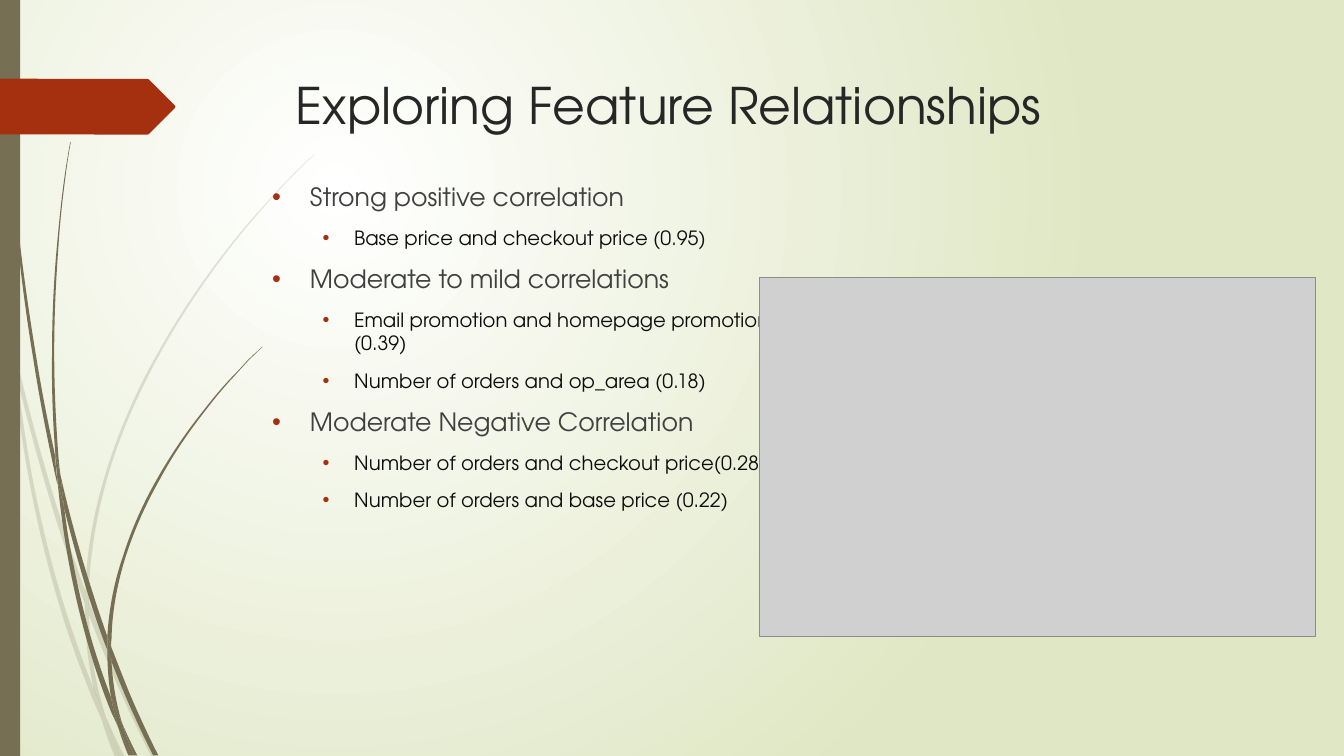
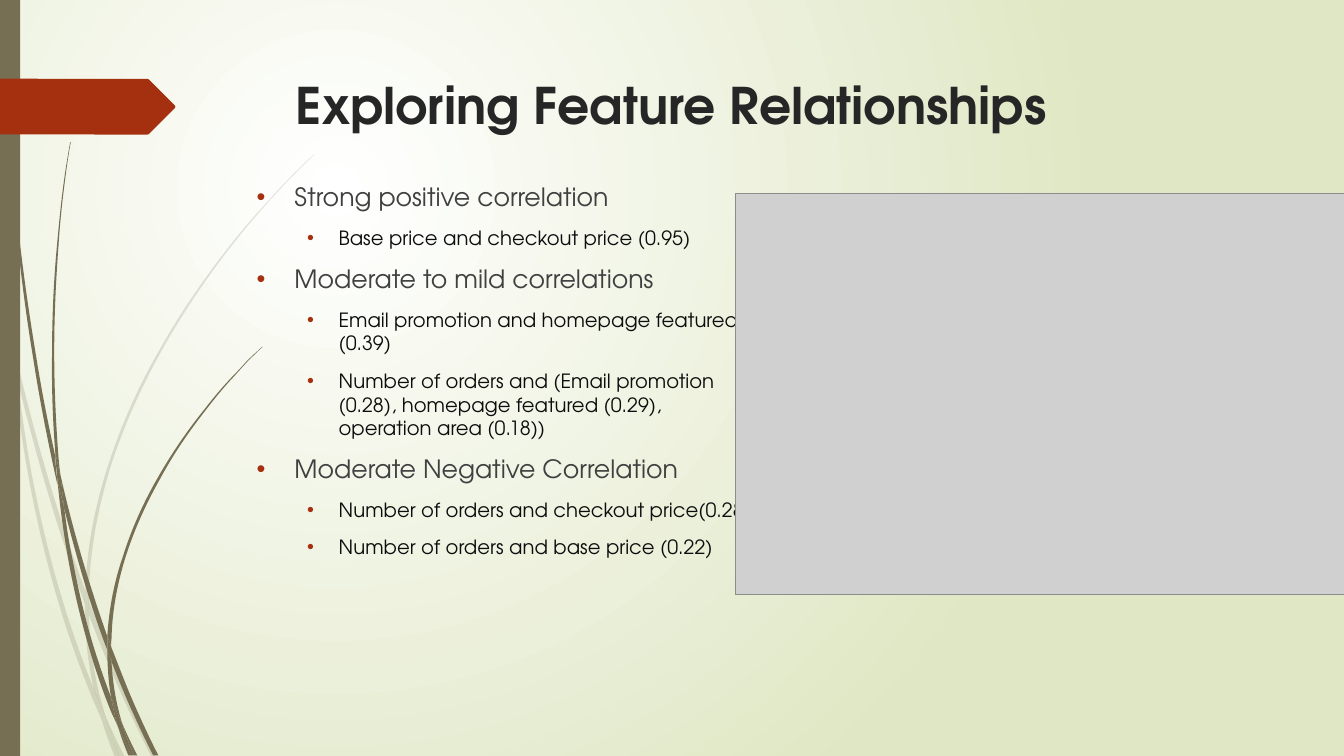
Before and after one commit to arezoo396/Capstone2-Food-Demand-Forecasting, a slide deck: slide 11 of Reports/Capstone2_Final_Slides.pptx. Drawn at 1344x756 pixels with LibreOffice and Linux fonts; fonts in the diff are those of the drawing; grey boxes stand for pictures. Boxes give left, top, right and bottom in pixels: in the first picture for what was removed or moved away, otherwise in the second. Text is boxed around its words. In the diff, an @@ line names an element or a change of style, - is before the commit and + after.

```diff
--- a/Reports/Capstone2_Final_Slides.pptx
+++ b/Reports/Capstone2_Final_Slides.pptx
@@ title "Exploring Feature Relationships" at [296,85,1046,135]: bold on @@
@@ text "Strong positive correlation": place and size @@
-text "Strong positive correlation" at [310,187,769,511]
+text "Strong positive correlation" at [294,187,751,558]
@@ picture: place and size @@
-picture at [760,277,1317,637]
+picture at [736,194,1344,595]
@@ text at [339,307,738,439]: text changed @@
-  • Email promotion and homepage promotion (0.39)
-  • Number of orders and op_area (0.18)
+  • Email promotion and homepage featured (0.39)
+  • Number of orders and (Email promotion (0.28), homepage featured (0.29), operation area (0.18))
```
Also in this commit, not shown: 14 other slides changed, 4 slides added, 1 slide removed.
